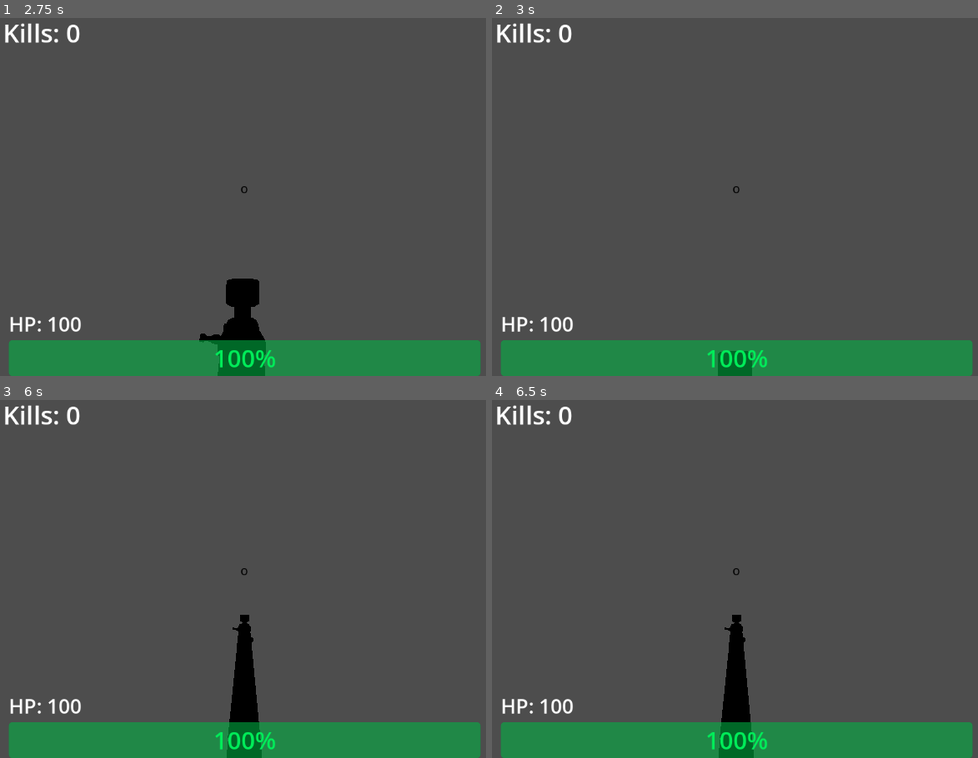
Above: before the commit, frames 1-4 (two rows, left to right).
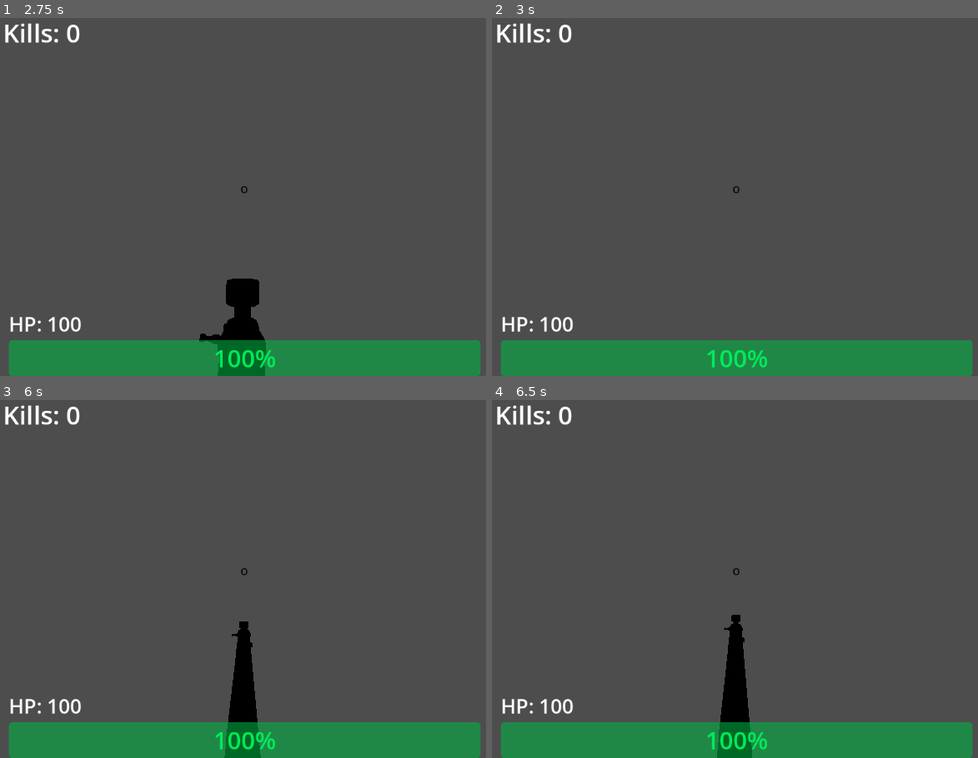
Above: after the commit, the same moments.

Repository: SaebyulH/multiplayer-game
Game: Godot game, scene res://Player.tscn
Same seed, same stepped clock (60 frames per second), same inputs: the game is played once before the commit and once after it. This scene is started directly instead of the project's main scene.
Inputs (mouse positions are in pixels of both pictures, inside the frame that each line leads up to):
- Up to frame 1 (2.75 s): tap Enter at 0.5 s; move the mouse to (281, 186) at 0.52 s; press the mouse at (281, 186) at 0.53 s; hold W (forward) from 0.53 s (still down); tap Space (jump) at 0.77, 1.52 s; move the mouse to (208, 189) at 1.27 s; release the mouse at (208, 189) at 1.28 s; right-click (208, 189) at 1.35 s; click (208, 189) at 1.55 s; move the mouse to (262, 182) at 2.02 s; press the mouse at (262, 182) at 2.03 s
- Up to frame 2 (3 s): keep holding W (forward); move the mouse to (730, 193) at 2.77 s; release the mouse at (730, 193) at 2.78 s; tap Shift (slide) at 2.85 s
- Up to frame 3 (6 s): tap Space (jump) at 3.02, 3.77, 4.52 s; click (238, 575) at 3.05 s; move the mouse to (296, 575) at 3.52 s; press the mouse at (296, 575) at 3.53 s; move the mouse to (194, 568) at 4.27 s; release the mouse at (194, 568) at 4.28 s; right-click (194, 568) at 4.35 s; click (194, 568) at 4.55 s; move the mouse to (252, 571) at 5.02 s; press the mouse at (252, 571) at 5.03 s; move the mouse to (218, 564) at 5.77 s; release W (forward) at 5.78 s; release the mouse at (218, 564) at 5.78 s; hold D (right) from 5.78 s (still down); tap Shift (slide) at 5.85 s
- Up to frame 4 (6.5 s): keep holding D (right); tap Space (jump) at 6.02 s; click (710, 564) at 6.05 s

Frame 1 is identical in both runs. In frame 2, 0.3% of the frame differs, in the area x 46-54%, y 93-100%; in frame 3, 0.2%; in frame 4, 0.2%.
Error before the commit: Invalid access to property or key 'respawn_player' on a base object of type 'Window'. (res://player.gd:495)
Error after the commit: Invalid access to property or key 'respawn_player' on a base object of type 'Window'. (res://player.gd:490)

Commit message:
slide fix

Diff:
--- a/Player.tscn
+++ b/Player.tscn
@@ -85,11 +85,9 @@
 [node name="Head" type="Node3D" parent="." unique_id=310579590]
 transform = Transform3D(1, 0, 0, 0, 1, 0, 0, 0, 1, 0, 0.5, 0)
 
-[node name="CameraTilt" type="Node3D" parent="Head" unique_id=517543012]
+[node name="Camera3D" type="Camera3D" parent="Head" unique_id=1949569597]
 
-[node name="Camera3D" type="Camera3D" parent="Head/CameraTilt" unique_id=1949569597]
-
-[node name="AttackRaycast" type="RayCast3D" parent="Head/CameraTilt/Camera3D" unique_id=1871601543]
+[node name="AttackRaycast" type="RayCast3D" parent="Head/Camera3D" unique_id=1871601543]
 target_position = Vector3(0, 0, -1000)
 
 [node name="CSGCombiner3D" type="CSGCombiner3D" parent="Head" unique_id=2003275331]
--- a/player.gd
+++ b/player.gd
@@ -36,6 +36,9 @@
 const SLIDE_ENTRY_BOOST = 2.0
 const SLIDE_JUMP_POWER = 8.0
 const SLIDE_JUMP_ANGLE = 27.0
+
+const GUN_SLIDE_ROTATION = deg_to_rad(-35.0)
+const GUN_ROTATE_SPEED = 10.0
 
 const AIR_ACCEL = 20.0
 const AIR_MAX_SPEED = 5.0
@@ -53,10 +56,6 @@
 const SLOPE_ACCEL_MULTIPLIER = 5.0
 const MIN_SLOPE_ANGLE = 5.0
 const MAX_SLOPE_ANGLE = 60.0
-
-# Camera tilt
-const SLIDE_TILT_AMOUNT = 1
-const SLIDE_TILT_SPEED = 0.2
 
 # Movement state vars
 var coyote_timer: float = 0.0
@@ -78,9 +77,9 @@
 
 # Nodes
 @onready var head = $Head
-@onready var camera_tilt = $Head/CameraTilt
-@onready var camera = $Head/CameraTilt/Camera3D
-@onready var raycast = $Head/CameraTilt/Camera3D/AttackRaycast
+@onready var gun = $Head/CSGCombiner3D
+@onready var camera = $Head/Camera3D
+@onready var raycast = $Head/Camera3D/AttackRaycast
 @onready var health_label = $CanvasLayer/VBoxContainer/HealthLabel
 @onready var health_bar = $CanvasLayer/VBoxContainer/HealthBar
 @onready var kills_label = $CanvasLayer/KillsLabel
@@ -155,7 +154,7 @@
 	update_jump_cooldown_timer(delta)
 	update_movement_states()
 	apply_forces(delta)
-	update_camera_tilt(delta)
+	update_gun_rotation(delta)
 
 	current_velocity = current_velocity.clamp(
 		Vector3(-999, -TERMINAL_VELOCITY, -999),
@@ -164,7 +163,7 @@
 	velocity = current_velocity
 	move_and_slide()
 
-	if Input.is_action_pressed("shoot") and can_shoot:
+	if Input.is_action_pressed("shoot") and can_shoot and movement_mode != MovementMode.SLIDE:
 		_shoot()
 
 # ─── Movement Direction ───────────────────────────────────────────────────────
@@ -179,18 +178,6 @@
 	right = right.normalized()
 	return (forward * input_dir.y + right * input_dir.x).normalized()
 
-# ─── Camera Tilt ──────────────────────────────────────────────────────────────
-
-func update_camera_tilt(delta: float):
-	var target_tilt := 0.0
-	if movement_mode == MovementMode.SLIDE:
-		var horiz_vel = Vector3(current_velocity.x, 0, current_velocity.z)
-		if horiz_vel.length() > 0.1:
-			var cam_right = camera.global_transform.basis.x
-			var lateral = horiz_vel.dot(cam_right)
-			target_tilt = -lateral / SLIDE_MAX_SPEED * SLIDE_TILT_AMOUNT
-	camera_tilt.rotation.z = lerp(camera_tilt.rotation.z, target_tilt, SLIDE_TILT_SPEED * delta)
-
 # ─── State Management ─────────────────────────────────────────────────────────
 
 func update_coyote_timer(delta: float):
@@ -225,6 +212,14 @@
 			return
 		if movement_state != MovementState.WALL_GLIDING:
 			movement_state = MovementState.IN_AIR
+
+func update_gun_rotation(delta: float):
+	var target_rot = 0.0
+
+	if movement_mode == MovementMode.SLIDE:
+		target_rot = GUN_SLIDE_ROTATION
+
+	gun.rotation.x = lerp(gun.rotation.x, target_rot, GUN_ROTATE_SPEED * delta)
 
 # ─── Forces ───────────────────────────────────────────────────────────────────
 
